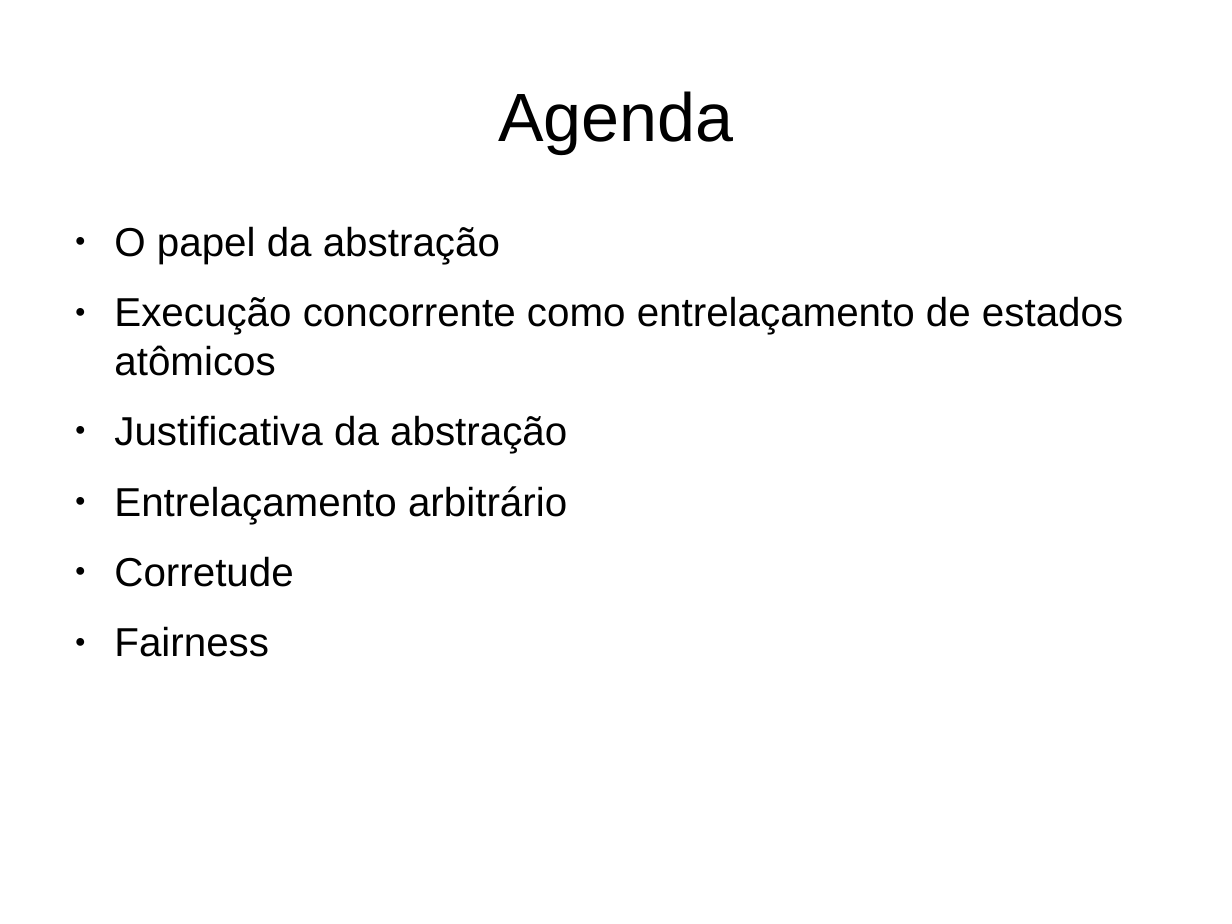
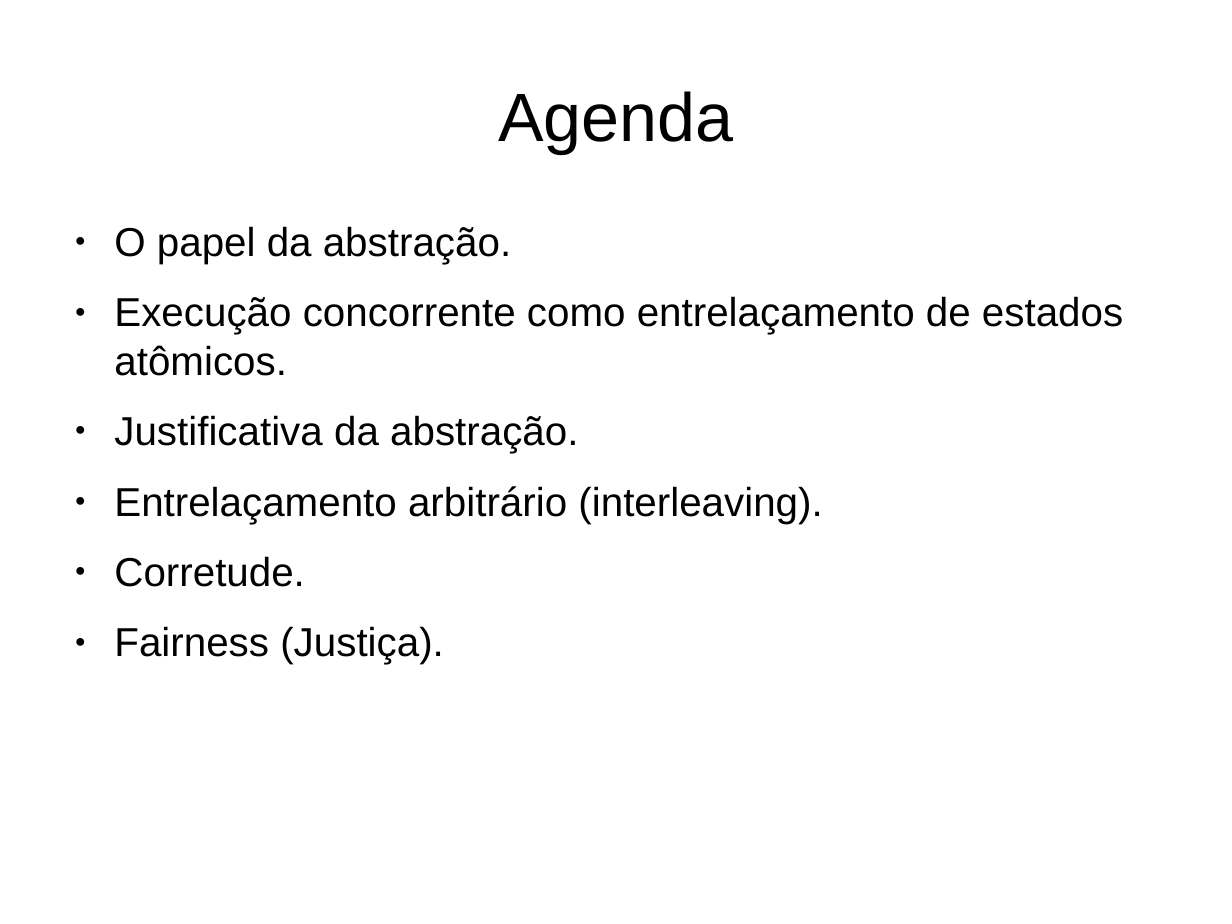
Before and after one commit to jeffersoncarvalho/DSC-2020_1, a slide deck: slide 2 of slides/ben-ari/a02.odp. Drawn at 1232x924 pixels with LibreOffice and Linux fonts; fonts in the diff are those of the drawing. Boxes give left, top, right and bottom in pixels: in the first picture for what was removed or moved away, otherwise in the second. Text is boxed around its words. In the diff, an @@ line names an element or a change of style, - is before the commit and + after.

```diff
--- a/slides/ben-ari/a02.odp
+++ b/slides/ben-ari/a02.odp
@@ text at bbox=[114, 226, 1123, 664]: text changed @@
-● O papel da abstração
-● Execução concorrente como entrelaçamento de estados atômicos
-● Justificativa da abstração
-● Entrelaçamento arbitrário
-● Corretude
-● Fairness
+● O papel da abstração.
+● Execução concorrente como entrelaçamento de estados atômicos.
+● Justificativa da abstração.
+● Entrelaçamento arbitrário (interleaving).
+● Corretude.
+● Fairness (Justiça).
```
Also in this commit, not shown: 2 other slides changed, 2 other files.
